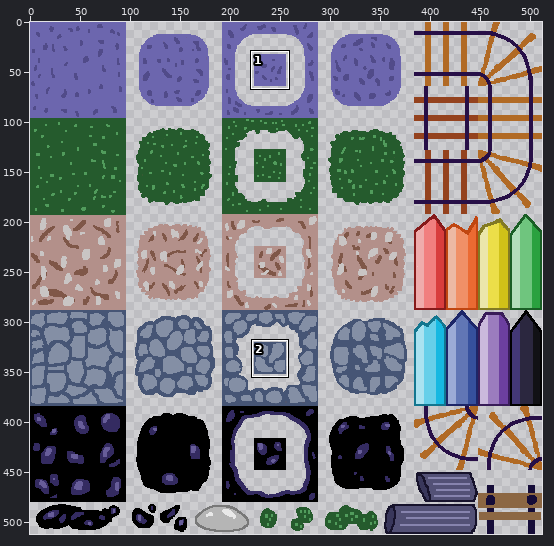
Sprite sheet: MA_Action_Team1/Assets/Media/Art/Background_Art/LevelTwo_Tilemap_Spritesheet_Ground.png. The picture above shows the old version from afar; the outline marks the close-up.
Close-up. Old version:
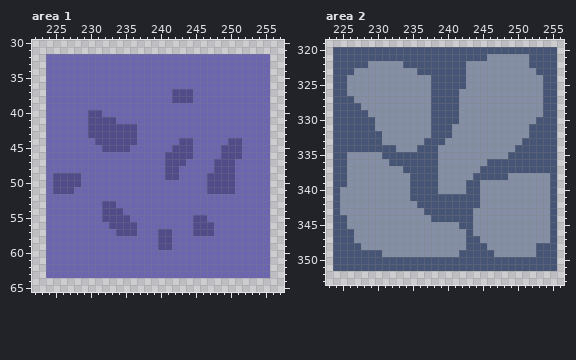
The file is 512x512 pixels. Colours within 5 levels of each other are drawn and written as one. Shown: area 1: x 222..257, y 30..65; area 2: x 223..256, y 319..353. The commit also changed other parts of the picture, which this record leaves out.
And afterwards:
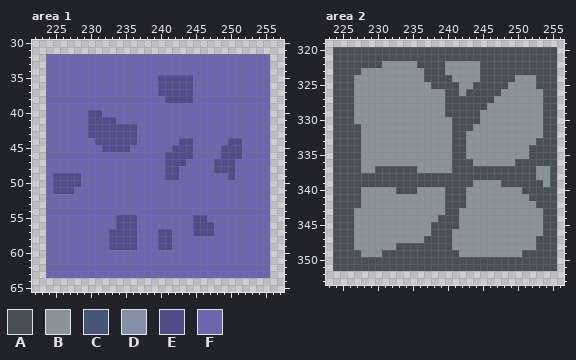
Palette (. is transparent): A #485055  B #899399  C #465575  D #848fa5  E #514b89  F #6c66ae
The exact change:
--- area 1
@@ x 238..246 @@
 34 FFFFFFFFF
-35 FFFFFFFFF
-36 FFFFFFFFF
-37 FFFFEEEFF
-38 FFFFEEEFF
+35 FFEEEEEFF
+36 FFEEEEEFF
+37 FFEEEEEFF
+38 FFFEEEEFF
 39 FFFFFFFFF
@@ x 230..252 @@
 48 FFFFFFFFFFFEEFFFFFEEEFF
-49 FFFFFFFFFFFEEFFFFEEEEFF
-50 FFFFFFFFFFFFFFFFFEEEEFF
-51 FFFFFFFFFFFFFFFFFEEEEFF
+49 FFFFFFFFFFFEEFFFFFFFEFF
+50 FFFFFFFFFFFFFFFFFFFFFFF
+51 FFFFFFFFFFFFFFFFFFFFFFF
 52 FFFFFFFFFFFFFFFFFFFFFFF
-53 FFEEFFFFFFFFFFFFFFFFFFF
-54 FFEEEFFFFFFFFFFFFFFFFFF
-55 FFEEEEFFFFFFFFFEEFFFFFF
-56 FFFEEEEFFFFFFFFEEEFFFFF
-57 FFFFEEEFFFEEFFFEEEFFFFF
-58 FFFFFFFFFFEEFFFFFFFFFFF
-59 FFFFFFFFFFEEFFFFFFFFFFF
+53 FFFFFFFFFFFFFFFFFFFFFFF
+54 FFFFFFFFFFFFFFFFFFFFFFF
+55 FFFFEEEFFFFFFFFEEFFFFFF
+56 FFFFEEEFFFFFFFFEEEFFFFF
+57 FFFEEEEFFFEEFFFEEEFFFFF
+58 FFFEEEEFFFEEFFFFFFFFFFF
+59 FFFEEEEFFFEEFFFFFFFFFFF
 60 FFFFFFFFFFFFFFFFFFFFFFF
--- area 2
@@ x 223..256 @@
 319 ..................................
-320 .CCCCCCCCCCCCCCCCCCCCCCCCCCCCCCCC.
-321 .CCCCCCCCCCCCCCCCCCCCCCDDDDDDCCCC.
-322 .CCCCCDDDDDCCCCCCCCCDDDDDDDDDCCCC.
-323 .CCCDDDDDDDDDCCCCCCCDDDDDDDDDDCCC.
-324 .CCDDDDDDDDDDDDCCCCCDDDDDDDDDDDCC.
-325 .CCDDDDDDDDDDDDCCCCCDDDDDDDDDDDCC.
-326 .CCDDDDDDDDDDDDCCCCDDDDDDDDDDDDCC.
-327 .CCCDDDDDDDDDDDCCCCDDDDDDDDDDDDCC.
-328 .CCCCDDDDDDDDDDCCCCDDDDDDDDDDDDCC.
-329 .CCCCCDDDDDDDDDCCCCDDDDDDDDDDDDCC.
-330 .CCCCCCDDDDDDDDCCCCDDDDDDDDDDDCCC.
-331 .CCCCCCDDDDDDDDCCCDDDDDDDDDDDCCCC.
-332 .CCCCCCCDDDDDDDCCCDDDDDDDDDDDCCCC.
-333 .CCCCCCCDDDDDDCCCDDDDDDDDDDDCCCCC.
-334 .CCCCCCCCCDDDCCCDDDDDDDDDDDCCCCCC.
-335 .CCDDDDDCCCCCCCCDDDDDDDDDDCCCCCCC.
-336 .CCDDDDDDCCCCCCCDDDDDDDCCCCCCCCCC.
-337 .CCDDDDDDDDCCCCCDDDDDDCCCCCCCCCCC.
-338 .CCDDDDDDDDDCCCCDDDDDCCCCCDDDDDDC.
-339 .CCDDDDDDDDDCCCCDDDDCCDDDDDDDDDDC.
-340 .CDDDDDDDDDDCCCCDDDDCCDDDDDDDDDDC.
-341 .CDDDDDDDDDDCCCCCCCCCCDDDDDDDDDDC.
-342 .CDDDDDDDDDDDCCCCCCCCCDDDDDDDDDDC.
-343 .CDDDDDDDDDDDDCCCCCCCDDDDDDDDDDDC.
-344 .CCDDDDDDDDDDDDCCCCCCDDDDDDDDDDDC.
-345 .CCDDDDDDDDDDDDDDDDCCDDDDDDDDDDDC.
-346 .CCCDDDDDDDDDDDDDDDDCDDDDDDDDDDDC.
-347 .CCCDDDDDDDDDDDDDDDDCCDDDDDDDDDDC.
-348 .CCCCDDDDDDDDDDDDDDDCCCDDDDDDDCCC.
-349 .CCCCCCCDDDDDDDDDDDCCCCCDDDDDDCCC.
-350 .CCCCCCCCCCCCCCCCCCCCCCCCCCCCCCCC.
-351 .CCCCCCCCCCCCCCCCCCCCCCCCCCCCCCCC.
+320 .AAAAAAAAAAAAAAAAAAAAAAAAAAAAAAAA.
+321 .AAAAAAAAAAAAAAAAAAAAAAAAAAAAAAAA.
+322 .AAAAAAABBBBBAAAABBBBBAAAAAAAAAAA.
+323 .AAAABBBBBBBBBAAABBBBBAAAAAAAAAAA.
+324 .AAABBBBBBBBBBAAAABBBBAAAAABBBAAA.
+325 .AAABBBBBBBBBBBAAAABBAAAAABBBBAAA.
+326 .AAABBBBBBBBBBBBBAABAAAAABBBBBBAA.
+327 .AAABBBBBBBBBBBBBAAAAAAABBBBBBBAA.
+328 .AAABBBBBBBBBBBBBAAAAAABBBBBBBBAA.
+329 .AAABBBBBBBBBBBBBAAAAABBBBBBBBBAA.
+330 .AAABBBBBBBBBBBBBBAAAABBBBBBBBBAA.
+331 .AAAABBBBBBBBBBBBBAAABBBBBBBBBBAA.
+332 .AAAABBBBBBBBBBBBBAABBBBBBBBBBBAA.
+333 .AAAABBBBBBBBBBBBBAABBBBBBBBBBAAA.
+334 .AAAABBBBBBBBBBBBBAABBBBBBBBBAAAA.
+335 .AAAABBBBBBBBBBBBBAABBBBBBBBBAAAA.
+336 .AAAABBBBBBBBBBBBBAAABBBBBBAAAAAA.
+337 .AAAABBAAAAAABBBBBAAAAAAAAAAAABBA.
+338 .AAAAAAAAAAAAAAAAAAAAAAAAAAAAABBA.
+339 .AAAAAAAAAAAAAAAAAAAABBBBAAAAAABA.
+340 .AAAABBBBBAAABBBBAAABBBBBBBBAAAAA.
+341 .AAAABBBBBBBBBBBBAAABBBBBBBBBAAAA.
+342 .AAAABBBBBBBBBBBBAAABBBBBBBBBBAAA.
+343 .AAABBBBBBBBBBBBBAABBBBBBBBBBBBAA.
+344 .AAABBBBBBBBBBBBAAABBBBBBBBBBBBAA.
+345 .AAABBBBBBBBBBBAAAABBBBBBBBBBBBAA.
+346 .AAABBBBBBBBBBBAAABBBBBBBBBBBBBAA.
+347 .AAABBBBBBBBBBAAAABBBBBBBBBBBBAAA.
+348 .AAABBBBBBAAAAAAAABBBBBBBBBBBBAAA.
+349 .AAAABBBAAAAAAAAAAABBBBBBBBBAAAAA.
+350 .AAAAAAAAAAAAAAAAAAAAAAAAAAAAAAAA.
+351 .AAAAAAAAAAAAAAAAAAAAAAAAAAAAAAAA.
 352 ..................................
